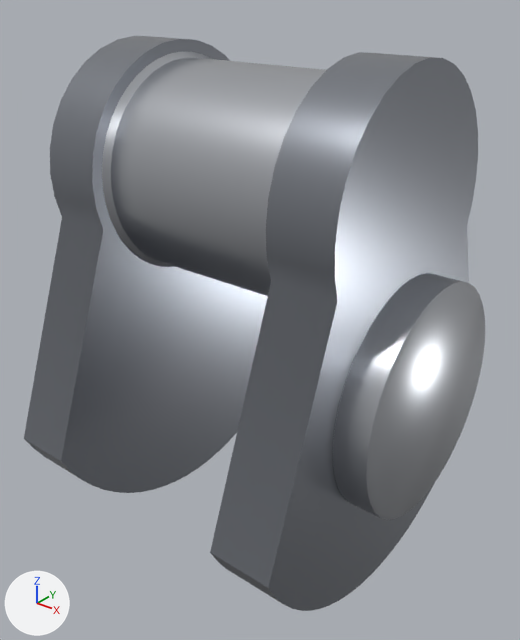
Before and after pictures for a commit that changed the glTF model public/models/rot_crankthrow_c1_stock.glb.
One viewpoint serves both versions: a 50 mm lens placed at (0.1219, -0.1529, 0.1014), pointed at (0.0011, -0.0018, 0.0077). Every picture has the same lights, and +X, +Y and +Z are marked at lower left. The picture after the commit comes second. Where no turn or scale is listed for an object, it has been applied to the vertices. Vertices at exactly the same position are counted once.

Objects in the first picture: 'rot_crankpin_c1_stock', 'rot_crankthrow_c1_stock'.
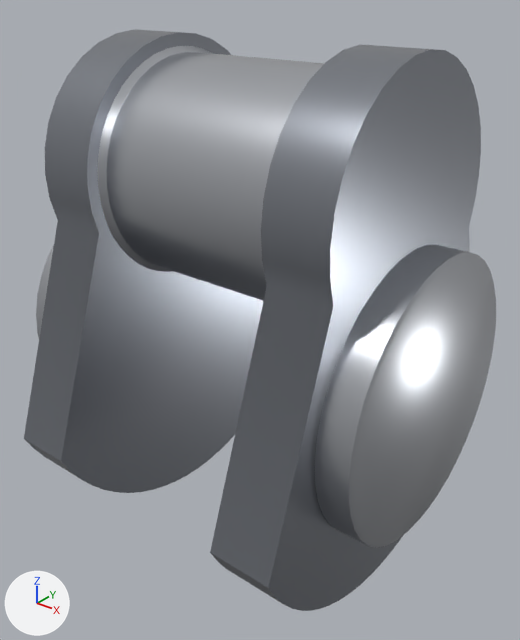
Boxes [x1, y1, x2, y2] around the edits, measured in the pictures (520 x 640 px; the box of a moved part takes in the faces that stretch with it):
'rot_crankthrow_c1_stock', reshaped
    before: [24, 36, 485, 611]
    after: [24, 29, 496, 611]
'rot_crankpin_c1_stock', rescaled
    before: [102, 52, 326, 296]
    after: [97, 46, 325, 301]
part 1 of me_rot_crankthrow_c1_stock, moved or reshaped (not visible before)
    after: [36, 245, 54, 338]
part 2 of me_rot_crankthrow_c1_stock, moved or reshaped
    before: [333, 273, 485, 520]
    after: [315, 244, 496, 548]
part 3 of me_rot_crankthrow_c1_stock, moved or reshaped
    before: [24, 36, 268, 485]
    after: [24, 29, 263, 485]
part 4 of me_rot_crankthrow_c1_stock, moved or reshaped
    before: [210, 52, 478, 608]
    after: [210, 45, 481, 608]

The change, as a list of edits to the scene's bpy script:
```text
Change me_rot_crankthrow_c1_stock:
    used by ob_rot_crankthrow_c1_stock; location = (0.0, 0.0, 0.0)
    remove me_rot_crankthrow_c1_stock.from_pydata(...)  # 508 vertices, 1000 faces; spans x -0.0575..0.0575, y -0.0562..0.0562, z -0.062..0.0843
    add me_rot_crankthrow_c1_stock.from_pydata(...)  # 508 vertices, 1000 faces; spans x -0.0575..0.0575, y -0.0562..0.0562, z -0.062..0.086
    me_rot_crankthrow_c1_stock part 1: the loose piece of 162 vertices spanning x -0.0575..-0.047, y -0.0324..0.0324, z -0.0324..0.0324 is scaled about its middle by (1, 1.23, 1.23)
    me_rot_crankthrow_c1_stock part 2: the loose piece of 162 vertices spanning x 0.047..0.0575, y -0.0324..0.0324, z -0.0324..0.0324 is scaled about its middle by (1, 1.23, 1.23)
    me_rot_crankthrow_c1_stock part 3: all 42 vertices in x -0.047..-0.029, y -0.0348..0.0348, z 0.0376..0.0843 are scaled about their middle by (1, 1.05, 1.05), then moved by (0.0, 0.0, 0.0005)
    me_rot_crankthrow_c1_stock part 4: all 42 vertices in x 0.029..0.047, y -0.0348..0.0348, z 0.0376..0.0843 are scaled about their middle by (1, 1.05, 1.05), then moved by (0.0, 0.0, 0.0005)
Change me_rot_crankpin_c1_stock:
    used by ob_rot_crankpin_c1_stock; location = (0.0, 0.0, 0.0495)
    remove me_rot_crankpin_c1_stock.from_pydata(...)  # 178 vertices, 352 faces; spans x -0.029..0.029, y -0.0315..0.0315, z -0.0315..0.0315
    add me_rot_crankpin_c1_stock.from_pydata(...)  # 178 vertices, 352 faces; spans x -0.029..0.029, y -0.033..0.033, z -0.033..0.033
    me_rot_crankpin_c1_stock part 5: the whole mesh is scaled about its middle by (1, 1.05, 1.05)
```
